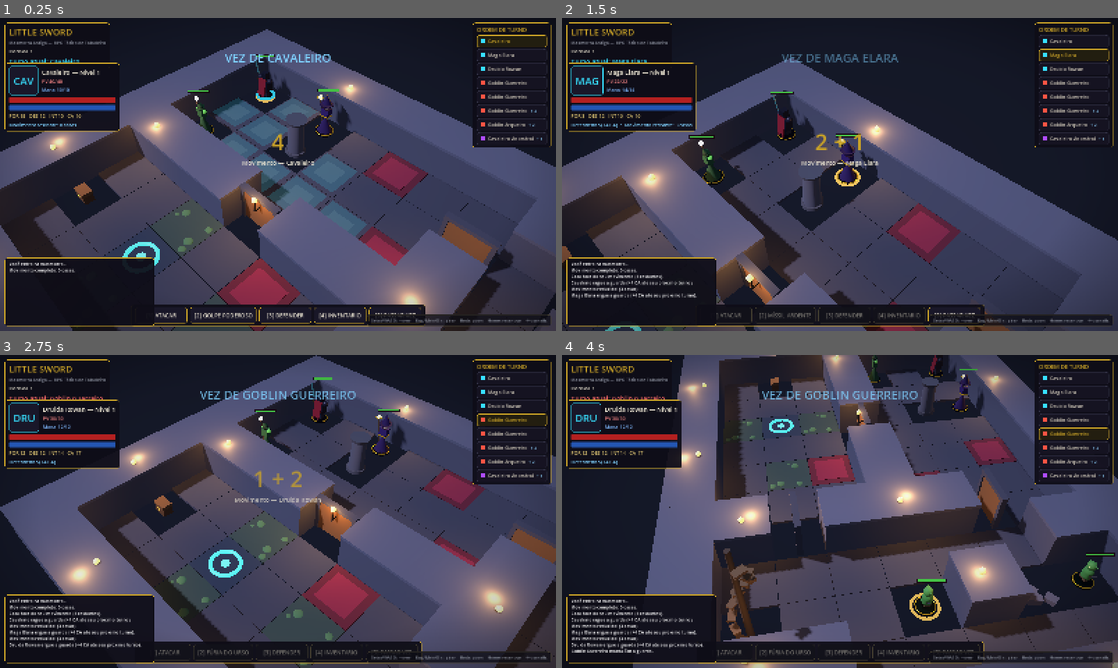
Above: before the commit, frames 1-4 (two rows, left to right).
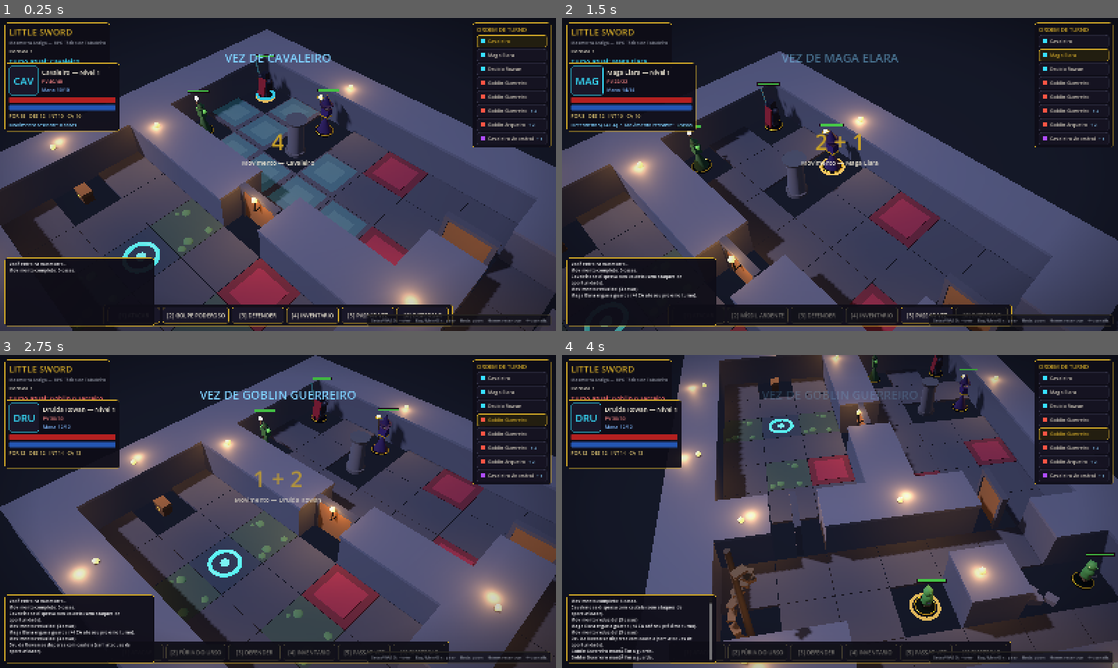
Above: after the commit, the same moments.

Repository: FalconiRod/Little-Sword
Game: Godot game, scene res://src/scenes/main.tscn
Same seed, same stepped clock (60 frames per second), same inputs: the game is played once before the commit and once after it.
Inputs (mouse positions are in pixels of both pictures, inside the frame that each line leads up to):
- Up to frame 1 (0.25 s): no input
- Up to frame 2 (1.5 s): tap Enter at 0.5 s; move the mouse to (962, 158) at 0.52 s; hold D 0.53-1.28 s; tap 6 at 0.6 s; click (962, 158) at 0.67 s; tap 3 at 0.8, 1.35 s; move the mouse to (728, 190) at 1.27 s; hold S from 1.28 s (still down)
- Up to frame 3 (2.75 s): tap 6 at 1.55, 2.1 s; move the mouse to (333, 442) at 2.02 s; release S at 2.03 s; hold D from 2.03 s (still down); tap 3 at 2.3 s
- Up to frame 4 (4 s): move the mouse to (812, 574) at 2.77 s; release D at 2.78 s; hold W 2.78-3.53 s; tap 3 at 2.85, 3.8 s; click (812, 574) at 2.92 s; tap 6 at 3.05 s; move the mouse to (1006, 558) at 3.52 s; hold A from 3.53 s (still down); hold Q from 3.53 s (still down)

The runs differ from the first frame. In frame 1, 0.9% of the frame differs, in the area x 19-82%, y 91-99%; in frame 2, 16%, in the area x 0-100%, y 10-100%; in frame 3, 2.5%; in frame 4, 2.5%.

Commit message:
v0.8.0: regras taticas de combate (D15) - flanquear +2, ataque de oportunidade, cobertura +2 CA, acao Dispersar; combattest 4/4

Diff:
--- a/src/autoload/combat_system.gd
+++ b/src/autoload/combat_system.gd
@@ -1,6 +1,8 @@
 extends Node
 ## Sistema de combate: D20 + modificador vs Classe de Armadura,
 ## críticos naturais, dano por notação de dados e ação Defender.
+## Regras táticas (v0.8.0): flanquear (+2 ataque), cobertura (+2 CA)
+## e ataque de oportunidade (sair da adjacência de inimigo alertado).
 
 func attack(attacker, target, skill_label := "", skill_dmg := "", fx := "", transform_to := "") -> void:
 	var is_skill := skill_dmg != ""
@@ -18,8 +20,20 @@
 	if attacker.grid_pos.z == target.grid_pos.z \
 			and BoardGrid.elev_at(attacker.grid_pos) > BoardGrid.elev_at(target.grid_pos):
 		hi = 1
-	var chk: Dictionary = DiceManager.d20_check(attacker.atk_bonus + hi, target.effective_ac())
-	var label := skill_label if is_skill else "Ataque"
+	# Flanqueio (+2 ataque) e cobertura (+2 CA) — regras táticas de posição.
+	var flank := flank_bonus(attacker, target)
+	if flank > 0:
+		EventBus.log_msg.emit("%s está flanqueado! (+2 no ataque)" %
+				target.display_name, "#ffb84d")
+	var cov := cover_ac(attacker, target)
+	var tgt_ac: int = target.effective_ac() + cov
+	if cov > 0:
+		EventBus.log_msg.emit("%s luta protegido pela cobertura (+%d CA)." %
+				[target.display_name, cov], "#7fd1ff")
+	var chk: Dictionary = DiceManager.d20_check(attacker.atk_bonus + hi + flank,
+			tgt_ac)
+	# Rótulo do chamador vence mesmo sem notação de dano (ex.: Oportunidade).
+	var label := skill_label if skill_label != "" else "Ataque"
 	EventBus.dice_rolled.emit(20, chk["roll"], chk["total"], "%s — %s" % [label, attacker.display_name])
 	if fx == "projectile_red":
 		EventBus.log_msg.emit("Um projétil flamejante cruza o ar!", "#ff6b6b")
@@ -36,7 +50,6 @@
 	if fx != "projectile_red":
 		attacker.animate_lunge(target.global_position)
 	_alert_victims(target)
-	var tgt_ac: int = target.effective_ac()
 	if chk["hit"]:
 		var nota: String = skill_dmg if is_skill else attacker.dmg
 		if chk["crit"]:
@@ -72,6 +85,56 @@
 	u.defending = true
 	EventBus.log_msg.emit("%s ergue a guarda (+4 CA até seu próximo turno)." % u.display_name, "#7fd1ff")
 
+## FLANQUEAR (+2 no ataque, corpo a corpo, mesmo andar): um aliado do
+## atacante ocupa a célula de lado OPOSTO do alvo — os deslocamentos em
+## relação ao alvo se anulam (inclui diagonais opostas).
+func flank_bonus(attacker, target) -> int:
+	if attacker.team == target.team:
+		return 0
+	if attacker.grid_pos.z != target.grid_pos.z:
+		return 0
+	if BoardGrid.chebyshev(attacker.grid_pos, target.grid_pos) != 1:
+		return 0
+	var off_a := Vector2i(attacker.grid_pos.x - target.grid_pos.x,
+			attacker.grid_pos.y - target.grid_pos.y)
+	for c in BoardGrid.occupied.keys():
+		var ally = BoardGrid.occupied[c]
+		if ally == null or ally == attacker or not is_instance_valid(ally):
+			continue
+		if not ally.alive or ally.team != attacker.team:
+			continue
+		if c.z != target.grid_pos.z:
+			continue
+		if BoardGrid.chebyshev(c, target.grid_pos) != 1:
+			continue
+		if off_a + Vector2i(c.x - target.grid_pos.x, c.y - target.grid_pos.y) \
+				== Vector2i.ZERO:
+			return 2
+	return 0
+
+## COBERTURA (+2 CA, mesmo andar): olhando do atacante para o alvo, se um
+## dos vizinhos ORTOGONAIS à frente do alvo (na direção do golpe) for
+## bloqueado (parede, pilar, entulho, porta fechada), ele luta protegido.
+## Em diagonal avaliam-se os dois cantos; adjacência direta nunca cobre.
+func cover_ac(attacker, target) -> int:
+	if attacker.grid_pos.z != target.grid_pos.z:
+		return 0
+	var d: Vector3i = target.grid_pos - attacker.grid_pos
+	if d == Vector3i.ZERO:
+		return 0
+	if BoardGrid.chebyshev(attacker.grid_pos, target.grid_pos) == 1 \
+			and (d.x == 0 or d.y == 0):
+		return 0  # lado a lado não há como se esconder
+	var cands: Array[Vector3i] = []
+	if d.x != 0:
+		cands.append(target.grid_pos + Vector3i(-signi(d.x), 0, 0))
+	if d.y != 0:
+		cands.append(target.grid_pos + Vector3i(0, -signi(d.y), 0))
+	for c in cands:
+		if not BoardGrid.is_walkable(c):
+			return 2
+	return 0
+
 ## Atacar ou ser atacado desperta: o alvo e aliados próximos entram em combate.
 func _alert_victims(target) -> void:
 	if target == null or not is_instance_valid(target) or not target.alive:
--- a/src/autoload/turn_manager.gd
+++ b/src/autoload/turn_manager.gd
@@ -49,6 +49,7 @@
 			break
 	active = order[idx]
 	active.defending = false
+	active.disengaging = false
 	EventBus.turn_started.emit(active, round_num)
 	if active.team == "hero":
 		_hero_turn(active)
--- a/src/player/player_controller.gd
+++ b/src/player/player_controller.gd
@@ -277,6 +277,7 @@
 			KEY_3: do_defend()
 			KEY_4: hud.toggle_inventory(self)
 			KEY_5: do_pass()
+			KEY_6: do_disengage()
 			KEY_ESCAPE: _try_cancel()
 		return
 	if mode == Mode.NONE or busy:
@@ -527,6 +528,17 @@
 	hud.update_vitals(knight)
 	TurnManager.end_hero_turn()
 
+## Dispersar: consome a ação; até o início do próximo turno o herói não
+## provoca ataques de oportunidade ao se afastar de inimigos.
+func do_disengage() -> void:
+	if mode == Mode.NONE or busy or acted:
+		return
+	acted = true
+	knight.disengaging = true
+	EventBus.log_msg.emit("%s se dispersa com cautela (sem ataques de oportunidade)." % knight.display_name, "#9dff6b")
+	hud.update_vitals(knight)
+	TurnManager.end_hero_turn()
+
 func use_item_potion() -> bool:
 	if not can_use_item():
 		return false
--- a/src/scenes/main.gd
+++ b/src/scenes/main.gd
@@ -42,6 +42,8 @@
 		_skilltest()
 	if args.has("--stairtest"):
 		_stairtest()
+	if args.has("--combattest"):
+		_combattest()
 
 # ------------------------------------------------------------------ testes --
 
@@ -235,6 +237,89 @@
 
 # ------------------------------------------------------------------ build --
 
+## Teste das regras táticas de combate (v0.8.0): flanqueio, cobertura,
+## ataque de oportunidade e Dispersar. Rodar com:
+##   --combattest --map=tower
+func _combattest() -> void:
+	await get_tree().create_timer(0.5).timeout
+	var goblin = null
+	var ally = null
+	for u in units:
+		if not is_instance_valid(u) or not u.alive:
+			continue
+		if u.team == "enemy" and goblin == null and u.id == "goblin_warrior":
+			goblin = u
+		elif u.team == "hero" and u != knight and ally == null:
+			ally = u
+	if goblin == null or ally == null:
+		print("COMBATTEST FAIL unidades ausentes")
+		return
+	goblin.alerted = true
+	goblin.disengaging = false
+	knight.disengaging = false
+	var T := Vector3i(4, 2, 0)
+	# (1) FLANQUEIO: sem aliado oposto = 0; com aliado no lado oposto = +2.
+	_ct_pose(goblin, T)
+	_ct_pose(knight, T + Vector3i(0, -1, 0))
+	_ct_pose(ally, Vector3i(1, 5, 0))
+	var f0: int = CombatSystem.flank_bonus(knight, goblin)
+	_ct_pose(ally, T + Vector3i(0, 1, 0))
+	var f2: int = CombatSystem.flank_bonus(knight, goblin)
+	print("COMBATTEST 1 flanqueio sem=", f0, " com=", f2, " => ",
+			"OK" if f0 == 0 and f2 == 2 else "FALHOU")
+	# (2) COBERTURA: diagonal com parede no canto do alvo = +2;
+	#     adjacente lateral sem obstáculo = 0.
+	_ct_pose(goblin, T)
+	_ct_pose(knight, Vector3i(3, 1, 0))   # diagonal NW; canto N do alvo é '#'
+	var c_diag: int = CombatSystem.cover_ac(knight, goblin)
+	_ct_pose(knight, T + Vector3i(1, 1, 0))  # diagonal SE; cantos livres
+	var c_diag_free: int = CombatSystem.cover_ac(knight, goblin)
+	print("COMBATTEST 2 cobertura canto=", c_diag, " livre=", c_diag_free,
+			" => ", "OK" if c_diag == 2 and c_diag_free == 0 else "FALHOU")
+	# (3) OPORTUNIDADE: sair da adjacência do goblin alertado provoca 1 golpe.
+	_ct_begin_aoo()
+	_ct_pose(goblin, Vector3i(5, 1, 0))
+	_ct_pose(knight, Vector3i(5, 2, 0))
+	await knight.animate_move([Vector3i(5, 3, 0), Vector3i(5, 4, 0)],
+			Vector3i(5, 2, 0))
+	var n_ao := _ct_end_aoo()
+	# (4) DISPERSAR: mesmo movimento com disengaging ativo não provoca nada.
+	_ct_begin_aoo()
+	_ct_pose(goblin, Vector3i(5, 1, 0))
+	_ct_pose(knight, Vector3i(5, 2, 0))
+	knight.disengaging = true
+	await knight.animate_move([Vector3i(5, 3, 0), Vector3i(5, 4, 0)],
+			Vector3i(5, 2, 0))
+	knight.disengaging = false
+	var n_dis := _ct_end_aoo()
+	print("COMBATTEST 3 oportunidade=", n_ao, " dispersar=", n_dis,
+			" => ", "OK" if n_ao >= 1 and n_dis == 0 else "FALHOU")
+	print("COMBATTEST RESULT ",
+			"OK" if f0 == 0 and f2 == 2 and c_diag == 2 and c_diag_free == 0 \
+					and n_ao >= 1 and n_dis == 0 else "FALHOU")
+
+func _ct_pose(u, c: Vector3i) -> void:
+	BoardGrid.move_unit(u, c)
+	u.grid_pos = c
+	u.position = BoardGrid.world_pos(c)
+
+var _ct_aoo_n := 0
+
+func _ct_begin_aoo() -> void:
+	_ct_aoo_n = 0
+	EventBus.dice_rolled.connect(_ct_on_dice)
+
+func _ct_on_dice(sides: int, roll: int, total: int, label: String) -> void:
+	if label.begins_with("Oportunidade"):
+		_ct_aoo_n += 1
+
+func _ct_end_aoo() -> int:
+	if EventBus.dice_rolled.is_connected(_ct_on_dice):
+		EventBus.dice_rolled.disconnect(_ct_on_dice)
+	return _ct_aoo_n
+
+# ------------------------------------------------------------------ build --
+
 func _spawn_units() -> void:
 	knight = _make_unit("knight", env.spawns["K"][0])
 	units.append(knight)
--- a/src/ui/hud.gd
+++ b/src/ui/hud.gd
@@ -29,6 +29,7 @@
 var btn_defend: Button
 var btn_item: Button
 var btn_pass: Button
+var btn_disperse: Button
 var order_rows: Array = []
 var log_rtl: RichTextLabel
 var boss_panel: PanelContainer
@@ -222,7 +223,8 @@
 	btn_defend = _mk_button("[3] DEFENDER", func(): ctl.do_defend())
 	btn_item = _mk_button("[4] INVENTARIO", func(): toggle_inventory(ctl))
 	btn_pass = _mk_button("[5] PASSAR VEZ", func(): ctl.do_pass())
-	for b in [btn_attack, btn_skill, btn_defend, btn_item, btn_pass]:
+	btn_disperse = _mk_button("[6] DISPERSAR", func(): ctl.do_disengage())
+	for b in [btn_attack, btn_skill, btn_defend, btn_item, btn_pass, btn_disperse]:
 		h.add_child(b)
 
 func _build_order_panel() -> void:
@@ -463,7 +465,7 @@
 func refresh_buttons(c) -> void:
 	ctl = c
 	if knight == null or not is_instance_valid(knight):
-		for b in [btn_attack, btn_skill, btn_defend, btn_item, btn_pass]:
+		for b in [btn_attack, btn_skill, btn_defend, btn_item, btn_pass, btn_disperse]:
 			b.disabled = true
 		return
 	var active_ok: bool = TurnManager.active == knight and not TurnManager.game_ended and ctl != null and not ctl.busy
@@ -476,6 +478,7 @@
 	btn_defend.disabled = not can_act
 	btn_item.disabled = not can_act
 	btn_pass.disabled = not active_ok
+	btn_disperse.disabled = not can_act
 
 ## Atualiza o rotulo do botao [2] conforme o heroi ativo.
 func set_skill_label(unit_id: String) -> void:
--- a/src/units/unit_base.gd
+++ b/src/units/unit_base.gd
@@ -25,6 +25,7 @@
 var grid_pos := Vector3i.ZERO
 var floor_index := 0
 var defending := false
+var disengaging := false
 var alerted := false
 var alive := true
 var base_visual_id := ""
@@ -253,7 +254,9 @@
 ## andar naquele ponto. `from_cell` = célula de origem do movimento.
 func animate_move(path: Array, from_cell = null) -> void:
 	var prev: Vector3i = from_cell if from_cell != null else grid_pos
+	var reacted: Array = []
 	for c in path:
+		await _provoke_leaving(prev, c, reacted)
 		if BoardGrid.stair_pair(prev) == c and prev != c:
 			floor_index = c.z
 			EventBus.unit_changed_floor.emit(self, floor_index)
@@ -289,6 +292,32 @@
 	# o salto pareado (destino em outro andar), ou quem está EM PÉ na
 	# célula clica nela de novo (try_cross_stairs).
 
+## ATAQUE DE OPORTUNIDADE: SAIR de uma célula adjacente a um inimigo
+## alertado (mesmo andar) provoca um golpe grátis dele — uma vez por
+## inimigo a cada movimento. Dispersar cancela; trocar de andar pela
+## escada não provoca; continuar ao alcance do mesmo inimigo também não.
+func _provoke_leaving(from_cell: Vector3i, to_cell: Vector3i,
+		reacted: Array) -> void:
+	if disengaging or from_cell == to_cell or from_cell.z != to_cell.z:
+		return
+	for c in BoardGrid.occupied.keys():
+		var e = BoardGrid.occupied[c]
+		if e == null or e == self or not is_instance_valid(e) or e in reacted:
+			continue
+		if not e.alive or e.team == team:
+			continue
+		if e.team != "hero" and not e.alerted:
+			continue
+		if c.z != from_cell.z or BoardGrid.chebyshev(c, from_cell) != 1:
+			continue
+		if BoardGrid.chebyshev(c, to_cell) <= 1:
+			continue
+		reacted.append(e)
+		EventBus.log_msg.emit("%s aproveita a abertura! (ataque de oportunidade)" % e.display_name, "#ffb84d")
+		await CombatSystem.attack(e, self, "Oportunidade", "", "", "")
+		if not alive:
+			return
+
 ## Atravessa a escada em que a unidade está EM PÉ.
 ## Custa 1 de movimento e desembarca no primeiro grid LIVRE à frente da
 ## escada no andar de destino. Retorna: 0 = cruzou, 1 = sem movimento,
Not shown, changed: docs/AI_MEMORY/SESSION_MEMORY.md
Not shown, changed: docs/CHANGELOG.md
Not shown, changed: docs/CURRENT_STATE.md
Not shown, changed: docs/DECISIONS.md
